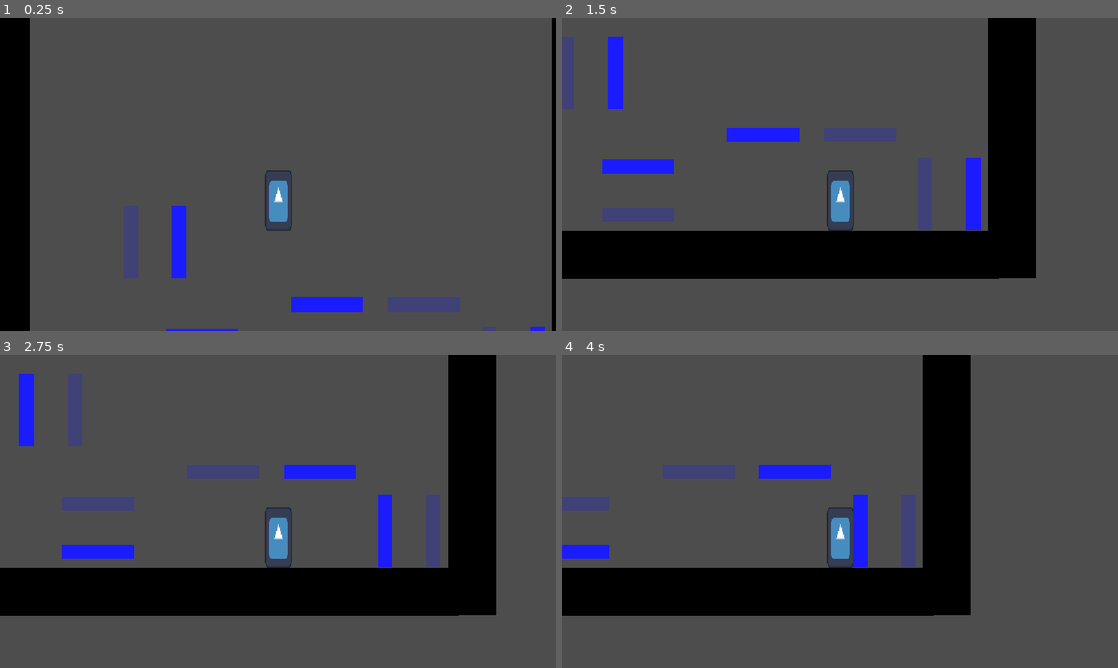
Above: before the commit, frames 1-4 (two rows, left to right).
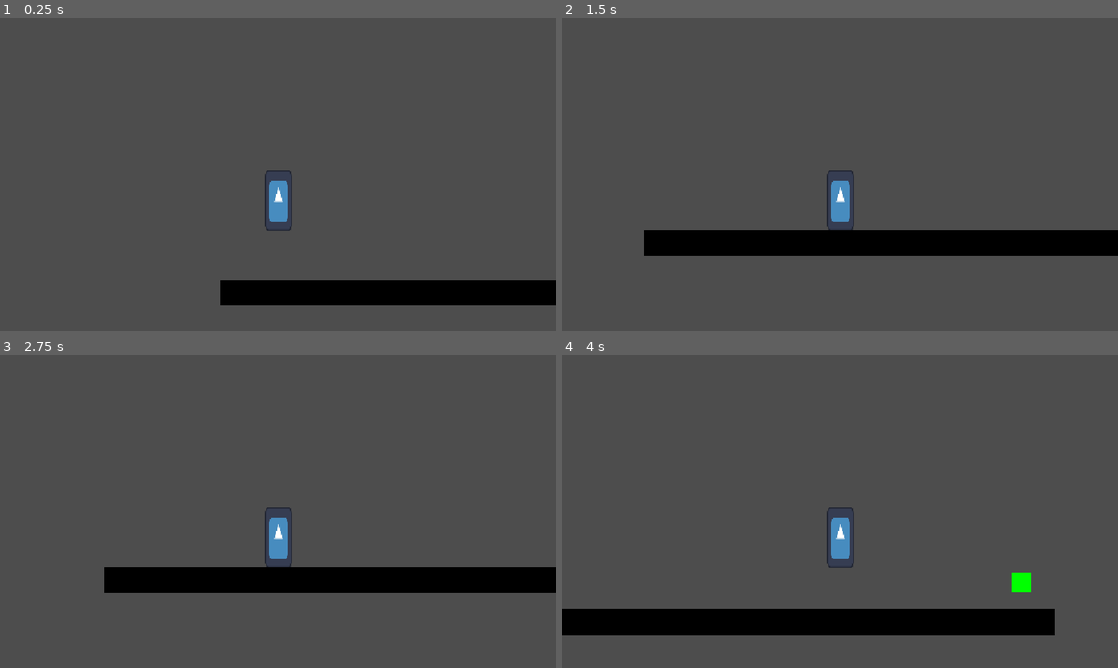
Above: after the commit, the same moments.

Repository: JoeLosOkay/TOM---Gameoff-2026
Game: Godot game, scene res://Scenes/main.tscn
The game is run twice, just before and just after one commit, with the same random seed, the same clock (stepped at 60 frames per second) and the same inputs. Before the commit the project starts from res://world.tscn. The engine's default icon, where the game draws it, is replaced by a stand-in: a white triangle on a blue panel in a dark square.
Inputs:
- Up to frame 1 (0.25 s): no input
- Up to frame 2 (1.5 s): tap Enter (ui_accept) at 0.5, 0.77 s; hold Shift (Move Platforms) 0.53-1.28 s; hold Right (ui_right) from 0.53 s (still down); tap Shift (Move Platforms) at 1.35 s
- Up to frame 3 (2.75 s): tap Enter (ui_accept) at 1.52 s; release Right (ui_right) at 2.03 s; hold Left (ui_left) from 2.03 s (still down); hold Shift (Move Platforms) from 2.03 s (still down)
- Up to frame 4 (4 s): release Left (ui_left) at 2.78 s; release Shift (Move Platforms) at 2.78 s; hold Right (ui_right) from 2.78 s (still down); tap Shift (Move Platforms) at 2.85 s; tap Enter (ui_accept) at 3.02, 3.77 s; hold Shift (Move Platforms) from 3.53 s (still down)

The runs differ from the first frame. In frame 1, 13% of the frame differs, in the area x 0-100%, y 0-100%; in frame 2, 19%; in frame 3, 20%; in frame 4, 25%, in the area x 0-89%, y 0-90%.

Commit message:
added moving between levels

Diff:
--- /dev/null
+++ b/Scenes/Levels/Level1.tscn
@@ -0,0 +1,44 @@
+[gd_scene format=3 uid="uid://cj5bi2c3tgubu"]
+
+[ext_resource type="PackedScene" uid="uid://csw41qovh13u7" path="res://Scenes/Player.tscn" id="1_5jgm0"]
+
+[sub_resource type="QuadMesh" id="QuadMesh_5glnn"]
+
+[sub_resource type="RectangleShape2D" id="RectangleShape2D_qs3il"]
+size = Vector2(1151, 52)
+
+[sub_resource type="QuadMesh" id="QuadMesh_qs3il"]
+
+[sub_resource type="RectangleShape2D" id="RectangleShape2D_5glnn"]
+size = Vector2(1.0126562, 1.0126581)
+
+[node name="LevelRoot" type="Node2D" unique_id=513080443]
+
+[node name="Player" parent="." unique_id=535340946 instance=ExtResource("1_5jgm0")]
+position = Vector2(172, 177)
+
+[node name="StaticBody2D" type="StaticBody2D" parent="." unique_id=1079741809]
+
+[node name="MeshInstance2D" type="MeshInstance2D" parent="StaticBody2D" unique_id=1275869658]
+modulate = Color(0, 0, 0, 1)
+position = Vector2(574.625, 429)
+scale = Vector2(1150.75, 52.5)
+mesh = SubResource("QuadMesh_5glnn")
+
+[node name="CollisionShape2D" type="CollisionShape2D" parent="StaticBody2D" unique_id=372591949]
+position = Vector2(575.5, 429)
+shape = SubResource("RectangleShape2D_qs3il")
+
+[node name="EndMarker" type="MeshInstance2D" parent="." unique_id=1562153720]
+modulate = Color(0, 1, 0, 1)
+position = Vector2(1080, 347)
+scale = Vector2(39.5, 39.5)
+mesh = SubResource("QuadMesh_qs3il")
+
+[node name="EndPoint" type="Area2D" parent="." unique_id=449592343]
+position = Vector2(1080, 347)
+scale = Vector2(39.5, 39.5)
+
+[node name="CollisionShape2D" type="CollisionShape2D" parent="EndPoint" unique_id=937456471]
+position = Vector2(3.8146973e-06, 0)
+shape = SubResource("RectangleShape2D_5glnn")
--- /dev/null
+++ b/Scenes/Levels/Level2.tscn
@@ -0,0 +1,57 @@
+[gd_scene format=3 uid="uid://dxn3leteo4m3t"]
+
+[ext_resource type="PackedScene" uid="uid://csw41qovh13u7" path="res://Scenes/Player.tscn" id="1_0ryud"]
+
+[sub_resource type="QuadMesh" id="QuadMesh_5glnn"]
+
+[sub_resource type="RectangleShape2D" id="RectangleShape2D_qs3il"]
+size = Vector2(1151, 52)
+
+[sub_resource type="QuadMesh" id="QuadMesh_0ryud"]
+
+[sub_resource type="RectangleShape2D" id="RectangleShape2D_m40gi"]
+size = Vector2(1.0126562, 1.0126581)
+
+[node name="LevelRoot" type="Node2D" unique_id=513080443]
+
+[node name="Player" parent="." unique_id=535340946 instance=ExtResource("1_0ryud")]
+position = Vector2(172, 177)
+
+[node name="StaticBody2D" type="StaticBody2D" parent="." unique_id=1079741809]
+
+[node name="MeshInstance2D" type="MeshInstance2D" parent="StaticBody2D" unique_id=1275869658]
+modulate = Color(0, 0, 0, 1)
+position = Vector2(574.625, 429)
+scale = Vector2(1150.75, 52.5)
+mesh = SubResource("QuadMesh_5glnn")
+
+[node name="CollisionShape2D" type="CollisionShape2D" parent="StaticBody2D" unique_id=372591949]
+position = Vector2(575.5, 429)
+shape = SubResource("RectangleShape2D_qs3il")
+
+[node name="StaticBody2D2" type="StaticBody2D" parent="." unique_id=564406951]
+position = Vector2(0, -359)
+
+[node name="MeshInstance2D" type="MeshInstance2D" parent="StaticBody2D2" unique_id=669590010]
+modulate = Color(0, 0, 0, 1)
+position = Vector2(574.625, 429)
+scale = Vector2(1150.75, 52.5)
+mesh = SubResource("QuadMesh_5glnn")
+
+[node name="CollisionShape2D" type="CollisionShape2D" parent="StaticBody2D2" unique_id=912039104]
+position = Vector2(575.5, 429)
+shape = SubResource("RectangleShape2D_qs3il")
+
+[node name="EndMarker" type="MeshInstance2D" parent="." unique_id=451122010]
+modulate = Color(0, 1, 0, 1)
+position = Vector2(1115.75, 348.75)
+scale = Vector2(39.5, 39.5)
+mesh = SubResource("QuadMesh_0ryud")
+
+[node name="EndPoint" type="Area2D" parent="." unique_id=1809460631]
+position = Vector2(1115.75, 348.75)
+scale = Vector2(39.5, 39.5)
+
+[node name="CollisionShape2D" type="CollisionShape2D" parent="EndPoint" unique_id=1690794735]
+position = Vector2(3.8146973e-06, 0)
+shape = SubResource("RectangleShape2D_m40gi")
--- a/Moving_Platform.tscn
+++ b/Scenes/Moving_Platform.tscn
@@ -1,6 +1,6 @@
 [gd_scene format=3 uid="uid://3picholh8dcm"]
 
-[ext_resource type="Script" uid="uid://doofdg5nuxrnf" path="res://moving_platform.gd" id="1_1unfh"]
+[ext_resource type="Script" uid="uid://doofdg5nuxrnf" path="res://Scripts/moving_platform.gd" id="1_1unfh"]
 
 [sub_resource type="QuadMesh" id="QuadMesh_qs3il"]
 
--- a/character_body_2d.tscn
+++ b/Scenes/Player.tscn
@@ -1,12 +1,12 @@
 [gd_scene format=3 uid="uid://csw41qovh13u7"]
 
 [ext_resource type="Texture2D" uid="uid://la366ypbyto1" path="res://icon.svg" id="1_f50pn"]
-[ext_resource type="Script" uid="uid://kxkry8gamaiy" path="res://character_body_2d.gd" id="1_ij6vw"]
+[ext_resource type="Script" uid="uid://kxkry8gamaiy" path="res://Scripts/character_body_2d.gd" id="1_ij6vw"]
 
 [sub_resource type="RectangleShape2D" id="RectangleShape2D_wudgo"]
 size = Vector2(53, 125)
 
-[node name="CharacterBody2D" type="CharacterBody2D" unique_id=535340946]
+[node name="Player" type="CharacterBody2D" unique_id=535340946]
 script = ExtResource("1_ij6vw")
 
 [node name="Sprite2D" type="Sprite2D" parent="." unique_id=1643651389]
--- a/world.tscn
+++ b/Scenes/TestRoom.tscn
@@ -1,7 +1,7 @@
 [gd_scene format=3 uid="uid://dqbsx1khpxa2"]
 
-[ext_resource type="PackedScene" uid="uid://csw41qovh13u7" path="res://character_body_2d.tscn" id="1_f3sb7"]
-[ext_resource type="PackedScene" uid="uid://3picholh8dcm" path="res://Moving_Platform.tscn" id="2_fj7yv"]
+[ext_resource type="PackedScene" uid="uid://csw41qovh13u7" path="res://Scenes/Player.tscn" id="1_mdeio"]
+[ext_resource type="PackedScene" uid="uid://3picholh8dcm" path="res://Scenes/Moving_Platform.tscn" id="2_q6l42"]
 
 [sub_resource type="QuadMesh" id="QuadMesh_qs3il"]
 
@@ -10,7 +10,7 @@
 
 [node name="World" type="Node2D" unique_id=894377632]
 
-[node name="CharacterBody2D" parent="." unique_id=535340946 instance=ExtResource("1_f3sb7")]
+[node name="Player" parent="." unique_id=535340946 instance=ExtResource("1_mdeio")]
 position = Vector2(561, 65)
 platform_on_leave = 1
 
@@ -73,20 +73,20 @@
 rotation = 1.5707964
 shape = SubResource("RectangleShape2D_5glnn")
 
-[node name="Moving_Platform" parent="." unique_id=2024360150 instance=ExtResource("2_fj7yv")]
+[node name="Moving_Platform" parent="." unique_id=2024360150 instance=ExtResource("2_q6l42")]
 position = Vector2(403, 408)
 
-[node name="Moving_Platform2" parent="." unique_id=1243204589 instance=ExtResource("2_fj7yv")]
+[node name="Moving_Platform2" parent="." unique_id=1243204589 instance=ExtResource("2_q6l42")]
 position = Vector2(663, 342)
 
 [node name="PlatformPointB" parent="Moving_Platform2" index="2" unique_id=158448723]
 position = Vector2(200, 0)
 
-[node name="Moving_Platform3" parent="." unique_id=357486965 instance=ExtResource("2_fj7yv")]
+[node name="Moving_Platform3" parent="." unique_id=357486965 instance=ExtResource("2_q6l42")]
 position = Vector2(356, 213)
 rotation = 1.5707964
 
-[node name="Moving_Platform3" parent="Moving_Platform3" unique_id=381005836 instance=ExtResource("2_fj7yv")]
+[node name="Moving_Platform3" parent="Moving_Platform3" unique_id=381005836 instance=ExtResource("2_q6l42")]
 position = Vector2(250.99997, -742)
 
 [editable path="Moving_Platform"]
--- /dev/null
+++ b/Scenes/main.tscn
@@ -0,0 +1,9 @@
+[gd_scene format=3 uid="uid://cmuhxgawomwuq"]
+
+[ext_resource type="Script" uid="uid://cdgnoum66tlm3" path="res://Scripts/main.gd" id="1_bo1nx"]
+[ext_resource type="PackedScene" uid="uid://cj5bi2c3tgubu" path="res://Scenes/Levels/Level1.tscn" id="2_8gbba"]
+
+[node name="Main" type="Node2D" unique_id=402657501]
+script = ExtResource("1_bo1nx")
+
+[node name="LevelRoot" parent="." unique_id=513080443 instance=ExtResource("2_8gbba")]
--- /dev/null
+++ b/Scripts/main.gd
@@ -0,0 +1,41 @@
+extends Node2D
+
+var level: int = 1
+var current_level_root: Node = null
+
+# Called when the node enters the scene tree for the first time.
+func _ready() -> void:
+	current_level_root = get_node("LevelRoot")
+	_load_level(level)
+
+#
+# Level Management
+#
+func _load_level(level_number: int):
+	if current_level_root:
+		current_level_root.queue_free()
+
+	# Change Level
+	var level_path =  "res://Scenes/Levels/Level%s.tscn" %level_number
+	current_level_root = load(level_path).instantiate()
+	add_child(current_level_root)
+	current_level_root.name = "LevelRoot"
+	_setup_level(current_level_root)
+
+func _setup_level(level_root: Node):
+	# Connect Endpoint
+	var Endpoint = level_root.get_node_or_null("EndPoint")
+	if Endpoint:
+		Endpoint.body_entered.connect(_on_exit_body_entered)
+
+
+
+
+
+#
+# Signal Handlers
+#
+func _on_exit_body_entered(body: Node2D):
+	if body.name == "Player":
+		level += 1
+		call_deferred("_load_level" ,level)
--- a/project.godot
+++ b/project.godot
@@ -11,7 +11,7 @@
 [application]
 
 config/name="Platformer Prototype"
-run/main_scene="uid://dqbsx1khpxa2"
+run/main_scene="uid://cmuhxgawomwuq"
 config/features=PackedStringArray("4.7", "Forward Plus")
 config/icon="res://icon.svg"
 
Empty file added: Scripts/Player.gd
Renamed: character_body_2d_player.gd.uid -> Scripts/Player.gd.uid
Renamed: character_body_2d.gd -> Scripts/character_body_2d.gd
Renamed: character_body_2d.gd.uid -> Scripts/character_body_2d.gd.uid
Not shown, added: Scripts/main.gd.uid
Renamed: moving_platform.gd -> Scripts/moving_platform.gd
Renamed: moving_platform.gd.uid -> Scripts/moving_platform.gd.uid
